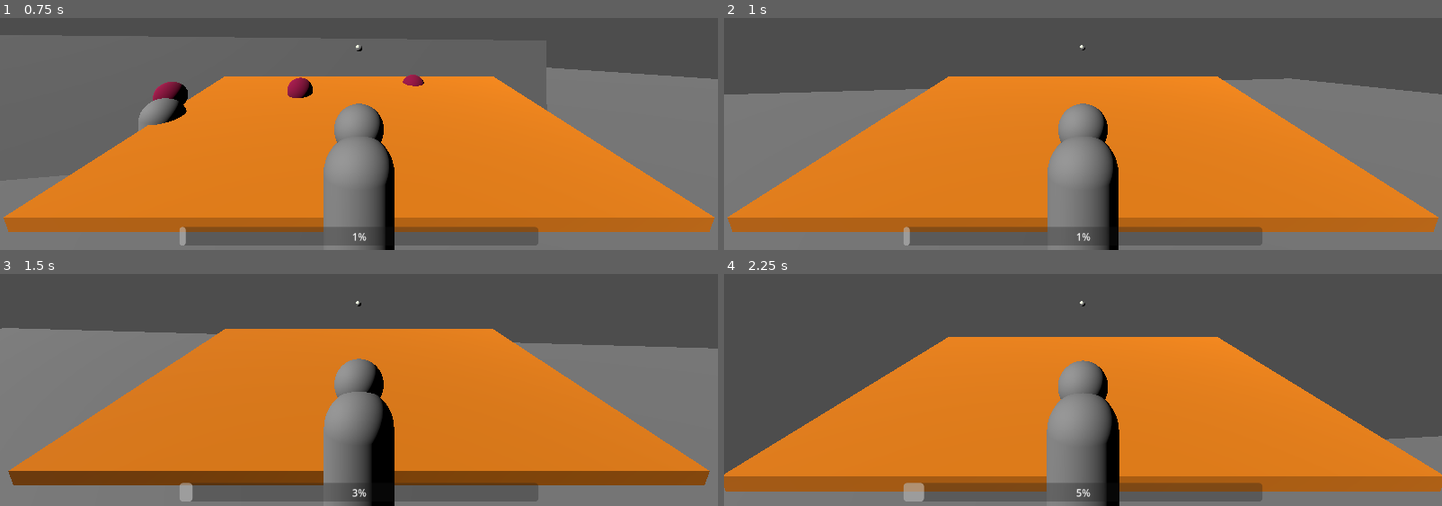
Above: before the commit, frames 1-4 (two rows, left to right).
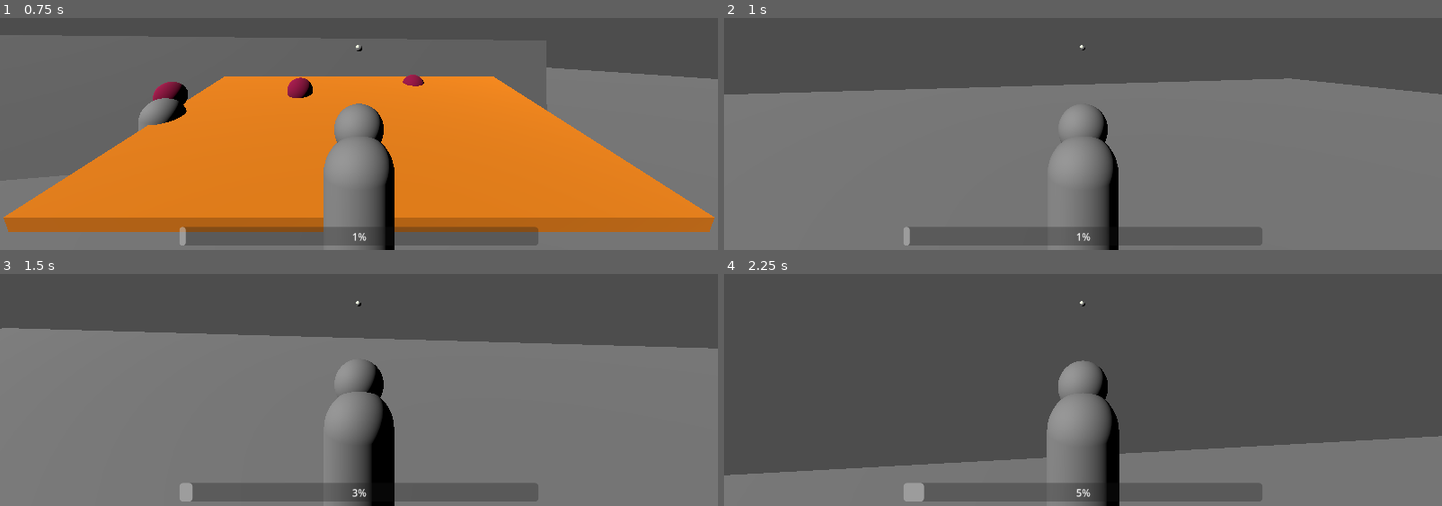
Above: after the commit, the same moments.

Repository: Smijj/3D-Hack-n-Slash
Game: Godot game, scene res://DSmyth/Scenes/Levels/main.tscn
Same seed, same stepped clock (60 frames per second), same inputs: the game is played once before the commit and once after it.
Inputs (mouse positions are in pixels of both pictures, inside the frame that each line leads up to):
- Up to frame 1 (0.75 s): tap Enter at 0.5 s; move the mouse to (394, 45) at 0.52 s; press the mouse at (394, 45) at 0.53 s; hold W (MoveForward) from 0.53 s (still down)
- Up to frame 2 (1 s): keep holding W (MoveForward); tap Space (Jump) at 0.77 s; right-click (1118, 45) at 0.8 s
- Up to frame 3 (1.5 s): keep holding W (MoveForward); tap Space (Jump) at 1.07 s; move the mouse to (323, 306) at 1.27 s; release the mouse at (323, 306) at 1.28 s; right-click (323, 306) at 1.35 s
- Up to frame 4 (2.25 s): keep holding W (MoveForward); tap Space (Jump) at 1.52, 1.82 s; tap P (TestEnemyAttack) at 1.55 s; move the mouse to (1097, 297) at 2.02 s; hold P (TestEnemyAttack) from 2.03 s (still down)

Frame 1 is identical in both runs. In frame 2, 43% of the frame differs, in the area x 0-100%, y 25-93%; in frame 3, 43%; in frame 4, 43%, in the area x 0-100%, y 27-94%.

Commit message:
Cleaned up the AttackComponent script and added momeuntum based dmg and range scaling. Fixed issue with how the MomentumMultiplier was being calculated in the PlayerCtrl script. + Added momentum gain when sucessfully hitting enemies + Refactored PlayerCtrl a bit

Diff:
--- a/GD.3D Hack n Slash/DSmyth/Scenes/CharacterScenes/player.tscn
+++ b/GD.3D Hack n Slash/DSmyth/Scenes/CharacterScenes/player.tscn
@@ -26,7 +26,7 @@
 texture = ExtResource("5_vc6oe")
 modulate_color = Color(0.941176, 1, 0.87451, 1)
 
-[node name="Player" type="CharacterBody3D" node_paths=PackedStringArray("_CameraPivot", "_CameraLookingPos", "AttackComp")]
+[node name="Player" type="CharacterBody3D" node_paths=PackedStringArray("_CameraPivot", "_CameraLookingPos", "AttackComp", "DamageableComps")]
 collision_layer = 2
 script = ExtResource("1_20lad")
 _AccelerationRate = 10.0
@@ -36,6 +36,7 @@
 _CameraPivot = NodePath("CameraOrigin")
 _CameraLookingPos = NodePath("CameraOrigin/LookDirectionSpringArm/CameraLookingPosition")
 AttackComp = NodePath("AttackComponent")
+DamageableComps = [NodePath("DamagableComponent")]
 
 [node name="MovementCollider" type="CollisionShape3D" parent="."]
 transform = Transform3D(1, 0, 0, 0, 1, 0, 0, 0, 1, 0, 1, 0)
--- a/GD.3D Hack n Slash/DSmyth/Scripts/CharacterModule/AttackComponent.gd
+++ b/GD.3D Hack n Slash/DSmyth/Scripts/CharacterModule/AttackComponent.gd
@@ -1,5 +1,7 @@
 class_name AttackComponent
 extends Area3D
+
+signal AttackHit
 
 @export_category("Attack Settings")
 @export var BaseDamage : float = 10
@@ -11,9 +13,11 @@
 @export var _DebugMeshInstance:MeshInstance3D
 
 # Attack Info - gets set when in the Attack function
+var _CurrentAttackData : AttackData
 var _AttackType : CONSTS.AttackType = CONSTS.AttackType.BASIC
 var _AttackOwner : Node
 var _ResetAttackTween : Tween
+var _ResetDebugMeshTween : Tween
 
 
 #region Core Functions & Events
@@ -43,60 +47,57 @@
 	return null
 
 func _OnAttackHitboxCollision(area):
-	if _AttackOwner == null: return
-	if !area is DamageableComponent: return		# Make sure the area entered is a DmgbleComp
-
-	# Setup AttackData
-	var newAttackData = AttackData.new()
-	newAttackData.AttackOwner = _AttackOwner
-	newAttackData.AttackType = _AttackType
-	newAttackData.BaseDamage = BaseDamage
-	newAttackData.BaseKnockback = BaseKnockback
+	if !_CurrentAttackData or _CurrentAttackData.AttackOwner == null: return
+	if !area is DamageableComponent: return		# Make sure the area entered is a DmgComp
+	# Checks if the area hit is part of the same tree as the AttackOwner
+	if area.find_parent(_CurrentAttackData.AttackOwner.name) != null:
+		return	# Return if the attack hit its parent's dmgComp
 
 	# Pass AttackData through to the DmgComp
 	var dmgComp : DamageableComponent = area
-	dmgComp.RecieveAttack(newAttackData)
+	dmgComp.RecieveAttack(_CurrentAttackData)
+
+	# Sent out signal that an attack has sucessfully hit
+	AttackHit.emit()
 
 #endregion
 
-### Turns on the AttackComponent's hitbox briefly
-func Attack(attackOwner:Node, attackType:CONSTS.AttackType = CONSTS.AttackType.BASIC, attackTargetPos:Vector3 = -transform.basis.z, attackRangeMultiplier:float = 1):
+### Creates new AttackData, aims and sizes the attack hitbox, and turns on the AttackComponent's hitbox briefly before turning it off again.
+func Attack(attackOwner:Node, attackType:CONSTS.AttackType = CONSTS.AttackType.BASIC, attackTargetPos:Vector3 = -transform.basis.z, momentumMultiplier:float = 1):
 	if !attackOwner or !_Collider: return
 	print(attackOwner.name + " attacked")	# Debug
 
-	# Set Attack info
-	_AttackOwner = attackOwner
-	_AttackType = attackType
+	## Create new AttackData
+	_CurrentAttackData = AttackData.new()
+	_CurrentAttackData.AttackOwner = attackOwner
+	_CurrentAttackData.AttackType = attackType
+	_CurrentAttackData.BaseDamage = BaseDamage * momentumMultiplier
+	_CurrentAttackData.BaseKnockback = BaseKnockback * momentumMultiplier
 
-	# Make the Attack Comp look at the AttackTargetPos so that any hitboxes are aimed towards the target pos
-	look_at(attackTargetPos)
-
-	## Raycasts (Old)
-	#var rayExclusions:Array[RID]
-	#if attackOwner is PhysicsBody3D:
-		#rayExclusions.append(attackOwner.get_rid())		# Exclude the attack owner's physics body from being detected by the raycast
-	#
-	## Shoot ray from _Collider pos to wherever the Camera was looking. this is to have the attacks feel like they are coming from the player char not the camera.
-	#var space:PhysicsDirectSpaceState3D = get_world_3d().direct_space_state
-	##var query:PhysicsRayQueryParameters3D = PhysicsRayQueryParameters3D.create(global_position, attackTargetPos, _RaycastCollisionMask, rayExclusions)
-	#var query:PhysicsRayQueryParameters3D = PhysicsRayQueryParameters3D.create(global_position, attackTargetPos)
-	#query.exclude = rayExclusions
-	#var collision:Dictionary = space.intersect_ray(query)
-	#
-	#print("Exclusions: "+str(query.exclude))
-	#print("Collision: "+str(collision))
-	#
-	#if collision:
-		#print("Attack Raycast Hit Something lol")
-		#print(collision)
+	# If the target pos is within a certain range (to close), make the attack comp look straight ahead so the hitbox doesnt go out at weird angles.
+	if global_position.distance_to(attackTargetPos) < 2:
+		rotation = Vector3.ZERO
+	else:
+		# Make the Attack Comp look at the AttackTargetPos so that any hitboxes are aimed towards the target pos
+		look_at(attackTargetPos)
 
 	## Colliders
 	var attackShape:BoxShape3D = BoxShape3D.new()
-	attackShape.size = CONSTS.GetAttackShape(attackType, attackRangeMultiplier)
+	attackShape.size = CONSTS.GetAttackShapeSize(attackType, momentumMultiplier)
 	_Collider.shape = attackShape
-	_Collider.position.z = -attackShape.size.z/2
+	_Collider.position.z = -attackShape.size.z/2	# Offsets the shape forward by half its size on the z-axis
 
-	# Debug mesh to visualize collisions
+	# Turn collider off -> on -0.05s-> off to make sure any collisions that are already inside the collider get detected
+	if _ResetAttackTween: _ResetAttackTween.kill()		# Kill any ResetAttack tween that was already playing
+	_ResetAttackCollider()								# Reset the attack in case the ResetAttackTween wasnt able to do do before being killed
+	_Collider.disabled = false
+	_ResetAttackTween = create_tween()
+	_ResetAttackTween.tween_callback(_ResetAttackCollider).set_delay(0.05)	# Tween that turns on attack hitbox for 0.05 seconds
+
+	## Play Animation
+
+
+	# DEBUG: mesh to visualize collisions
 	var mesh:BoxMesh = BoxMesh.new()
 	mesh.size = attackShape.size
 	_DebugMeshInstance.mesh = mesh
@@ -104,18 +105,10 @@
 	mat.albedo_color = Color.DARK_ORANGE
 	_DebugMeshInstance.material_override = mat
 
-	# Turn collider off -> on -> off to make sure any collisions that are already inside the collider get detected
-	if _ResetAttackTween: _ResetAttackTween.kill()		# Kill any ResetAttack tween that was already playing
-	_ResetAttackCollider()								# Reset the attack in case the ResetAttackTween wasnt able to do do before being killed
-	_Collider.disabled = false
-	_ResetAttackTween = create_tween()
-	_ResetAttackTween.tween_callback(_ResetAttackCollider).set_delay(0.05)	# Tween that turns on attack hitbox for 0.05 seconds
-
-	# Play Animation
-
+	if _ResetDebugMeshTween: _ResetDebugMeshTween.kill()		# Kill any _ResetDebugMeshTween tween that was already playing
+	_ResetDebugMeshTween = create_tween()
+	_ResetDebugMeshTween.tween_callback(func(): _DebugMeshInstance.mesh = null).set_delay(0.2)
 
 func _ResetAttackCollider():
 	if !_Collider or _Collider.disabled == true: return
 	_Collider.disabled = true
-
-	#if _DebugMeshInstance: _DebugMeshInstance.mesh = null
--- a/GD.3D Hack n Slash/DSmyth/Scripts/CharacterModule/PlayerCtrl.gd
+++ b/GD.3D Hack n Slash/DSmyth/Scripts/CharacterModule/PlayerCtrl.gd
@@ -27,9 +27,11 @@
 var _MomentumMultiplier : float = 1:
 	get:
 		var weight:float = 0
-		for i:float in range(_NumberOfMomentumCharges,0,-1):		# Clamps the weight value to a step-percentage based on the number of momentum charges the player has. I.e. 3 Charges means the weight will clamped to [0.33, 0.66, & 1]
-			var stepPercentage :float = i/_NumberOfMomentumCharges
-			if _MomentumPercentage >= stepPercentage: weight = stepPercentage
+		for i:int in range(_NumberOfMomentumCharges,0,-1):		# Clamps the weight value to a step-percentage based on the number of momentum charges the player has. I.e. 3 Charges means the weight will clamped to [0.33, 0.66, & 1]
+			var stepPercentage :float = i/float(_NumberOfMomentumCharges)
+			if _MomentumPercentage >= stepPercentage:
+				weight = stepPercentage
+				break
 		return lerpf(1, _MaxMomentumMuliplier, weight)
 
 @export_group("Dash")
@@ -41,10 +43,10 @@
 
 @export_group("Attack")
 signal AttackTypeChanged(newAttackType:CONSTS.AttackType)
-
+@export var _AttackCooldown: float = 0.4
+@export var _AttackHitMomentumGain: float = 2
 @export var _CurrentAttackType : CONSTS.AttackType
-@export var _CurrentAttackRange : float = 30
-@export var _AttackRangeSpringArm : SpringArm3D
+var _AttackCooldownCounter: float = 0
 
 @export_group("Camera")
 @export var _MouseSensitivity := 0.2
@@ -62,47 +64,65 @@
 		printerr("No Player CameraPivot node set!")
 		push_error("No Player CameraPivot node set!")
 
+	if AttackComp: AttackComp.AttackHit.connect(_OnAttackHit)
+	else:
+		printerr("No Player _AttackComp node set!")
+		push_error("No Player _AttackComp node set!")
+
+
 
 # Override Func
 func PhysicsUpdate(delta):
 	_HandleMovement(delta)
 
 func _process(delta):
+	_HandleMomentum(delta)
+
+	# Basic attack CD
+	if _AttackCooldownCounter > 0:
+		_AttackCooldownCounter -= delta
+
+func _input(event:InputEvent):
+	# Handle Jump
+	if event.is_action_pressed("Jump") and is_on_floor():
+		velocity.y = _JumpVelocity
+	# Handle Dash
+	if event.is_action_pressed("Dash"):
+		_Dash()
+
+	_HandleCamera(event)	# Handle Camera and player y rotation
+
+	_HandleAttacking(event)
+
+func _OnAttackHit():
+	CurrentMomentum += _AttackHitMomentumGain
+
+#endregion
+
+
+#region Private Functions
+
+func _HandleMomentum(delta):
+	# If the player is moving increase their momentum. If they stop moving start the Momentum Decay Delay counter
 	if _IsMoving:
 		CurrentMomentum += _MovementMomentumGain * delta
 		if _MomentumDecayDelayCounter != 0: _MomentumDecayDelayCounter = 0
 	else:
 		if _MomentumDecayDelayCounter < _MomentumDecayDelay: _MomentumDecayDelayCounter += delta
 
+	# After a delay (if the player stops moving for long enough), start decaying the players momentum
 	if CurrentMomentum > 0 and _MomentumDecayDelayCounter >= _MomentumDecayDelay:
 		CurrentMomentum -= _MomentumDecayRate * delta
 
 
-func _input(event):
-	# Handle Jump
-	if event.is_action_pressed("Jump") and is_on_floor():
-		velocity.y = _JumpVelocity
+func _HandleAttacking(event:InputEvent):
+	# Normal attack
+	if _AttackCooldownCounter <= 0 and event.is_action_pressed("Attack"):
+		if AttackComp: AttackComp.Attack(self, _CurrentAttackType, _CameraLookingPos.global_position, _MomentumMultiplier)
+		_ChangeAttackType(CONSTS.AttackType.BASIC)	# Reset attacktype to BASIC after attacking
+		_AttackCooldownCounter = _AttackCooldown	# Set cooldown timer
 
-	# Handle Camera
-	if event is InputEventMouseMotion:
-		# Rotate whole player around the y axis to look left and right
-		rotate_y(deg_to_rad(-event.relative.x * _MouseSensitivity))
-		# Rotate just the camera around the x axis to look up and down
-		if _CameraPivot:
-			_CameraPivot.rotate_x(deg_to_rad(-event.relative.y * _MouseSensitivity))
-			_CameraPivot.rotation.x = clamp(_CameraPivot.rotation.x, deg_to_rad(-90), deg_to_rad(45))	# Clamp camera up/down motion
-
-	if event.is_action_pressed("Dash"):
-		_Dash()
-
-	if event.is_action_pressed("Attack"):
-		if AttackComp:
-			#var space:PhysicsDirectSpaceState3D = get_world_3d().direct_space_state
-			#var query:PhysicsRayQueryParameters3D = PhysicsRayQueryParameters3D.create(_CameraPivot.global_position, _CameraPivot.global_position - _CameraPivot.global_transform.basis.z * 30)
-			#var collision:Dictionary = space.intersect_ray(query)
-			AttackComp.Attack(self, _CurrentAttackType, _CameraLookingPos.global_position)
-		_ChangeAttackType(CONSTS.AttackType.BASIC)	# Reset attacktype to BASIC after attacking
-
+	# Empower toggles
 	if event.is_action_pressed("Empower0"):
 		# If the _CurrentAttackType was already PIERCING, toggle it back to BASIC. Otherwise set it to PIERCING.
 		if _CurrentAttackType == CONSTS.AttackType.PIERCING:
@@ -115,14 +135,10 @@
 			_ChangeAttackType(CONSTS.AttackType.BASIC)
 		else: _ChangeAttackType(CONSTS.AttackType.BLUNT)
 
-
-#endregion
-
-#region Private Functions
-
 func _ChangeAttackType(newAttackType:CONSTS.AttackType):
 	_CurrentAttackType = newAttackType
 	AttackTypeChanged.emit(_CurrentAttackType)
+
 
 func _Dash():
 	if _DashingTween: _DashingTween.kill()
@@ -136,6 +152,15 @@
 	position.x = newPosition.x
 	position.z = newPosition.z
 
+func _HandleCamera(event:InputEvent):
+	if not event is InputEventMouseMotion: return
+
+	# Rotate whole player around the y axis to look left and right
+	rotate_y(deg_to_rad(-event.relative.x * _MouseSensitivity))
+	# Rotate just the camera around the x axis to look up and down
+	if _CameraPivot:
+		_CameraPivot.rotate_x(deg_to_rad(-event.relative.y * _MouseSensitivity))
+		_CameraPivot.rotation.x = clamp(_CameraPivot.rotation.x, deg_to_rad(-90), deg_to_rad(45))	# Clamp camera up/down motion
 
 func _HandleMovement(delta):
 	var maxVelocity := MoveSpeed * _MomentumMultiplier
@@ -147,6 +172,7 @@
 	var moveVector := direction * maxVelocity
 
 	if !is_on_floor():
+		# TODO: Currently this doesnt work as the acceleration rate is only applied when slowing the player down
 		accelerationRate *= _AirControlMultiplier	# Causing the player to accelerate and decelerate more slowly while in the air
 
 	if direction:
--- a/GD.3D Hack n Slash/DSmyth/Scripts/DataModule/Constants.gd
+++ b/GD.3D Hack n Slash/DSmyth/Scripts/DataModule/Constants.gd
@@ -16,9 +16,9 @@
 	HARD
 }
 
-static func GetAttackShape(attackType:AttackType, rangeMultiplier:float) -> Vector3:
-	var attackShape:Vector3 = _AttackShape[attackType]
-	attackShape.z *= rangeMultiplier
+static func GetAttackShapeSize(attackType:AttackType, rangeMultiplier:float) -> Vector3:
+	var attackShape:Vector3 = _AttackShape[attackType] * rangeMultiplier
+	#attackShape.z *= rangeMultiplier
 	return attackShape
 
 static var _AttackShape:Dictionary = {
